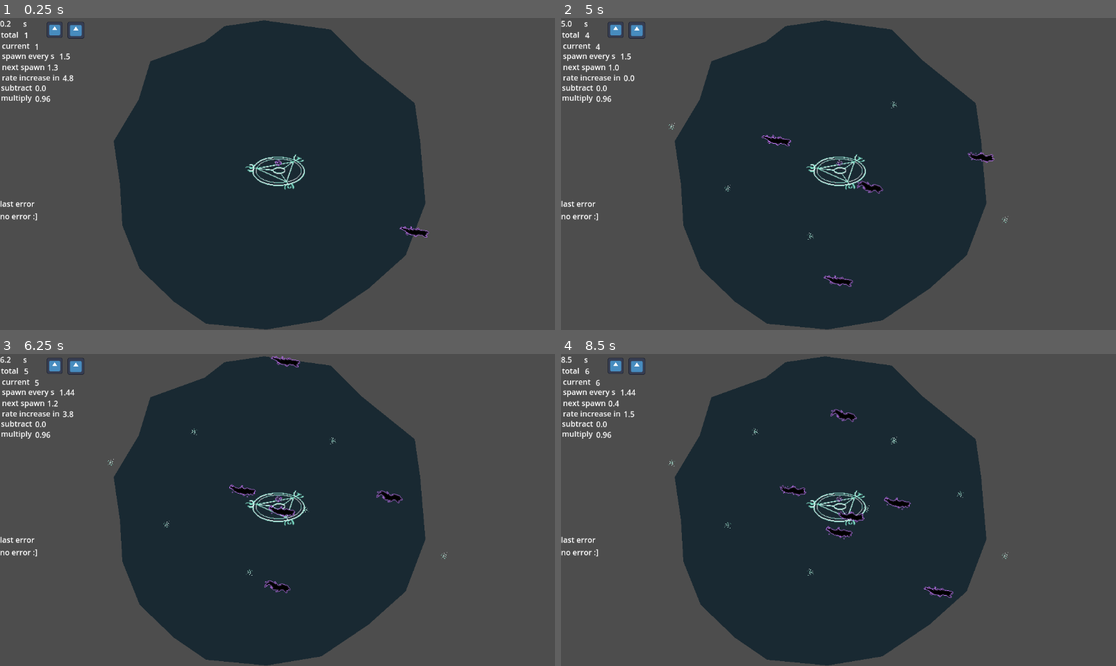
Above: before the commit, frames 1-4 (two rows, left to right).
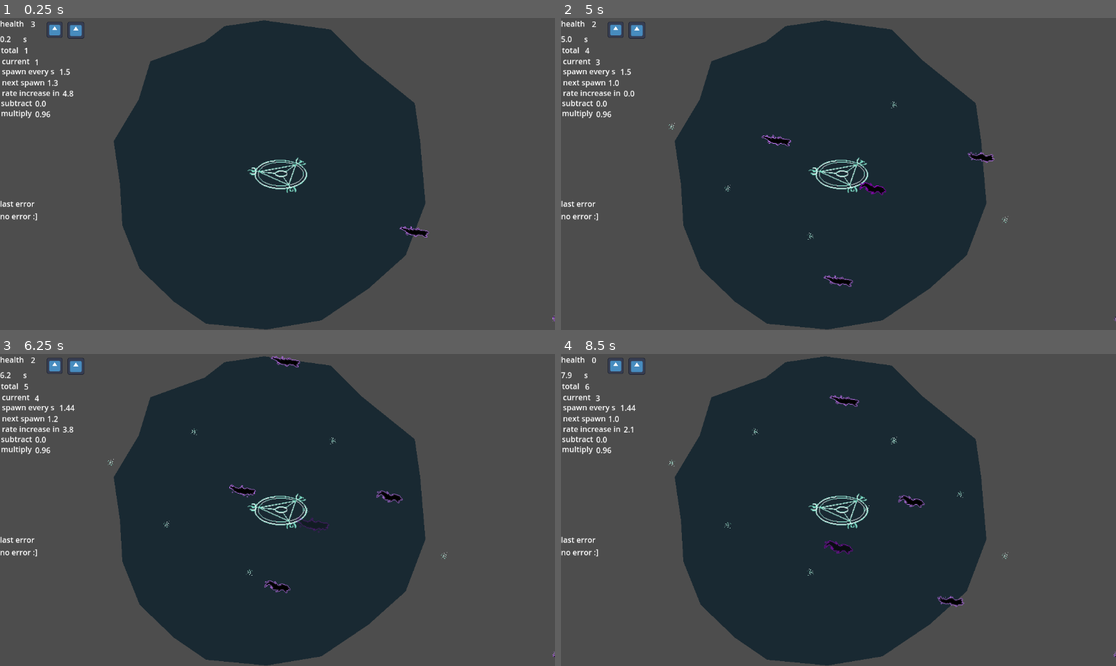
Above: after the commit, the same moments.

Repository: alifeee/loop
Game: Godot game, scene res://scenes/main.tscn
Two runs of this game, one before a commit and one after it. Both use one fixed random seed, a clock stepped at 60 frames per second and the inputs below. The engine's default icon, where the game draws it, is replaced by a stand-in: a white triangle on a blue panel in a dark square.
Inputs (mouse positions are in pixels of both pictures, inside the frame that each line leads up to):
- Up to frame 1 (0.25 s): no input
- Up to frame 2 (5 s): move the mouse to (960, 158) at 0.52 s; press the mouse at (960, 158) at 0.53 s; move the mouse to (727, 189) at 1.27 s; release the mouse at (727, 189) at 1.28 s; click (727, 189) at 1.35 s; move the mouse to (894, 105) at 2.02 s; press the mouse at (894, 105) at 2.03 s; move the mouse to (810, 236) at 2.77 s; release the mouse at (810, 236) at 2.78 s; click (810, 236) at 2.85 s; move the mouse to (1005, 220) at 3.52 s; press the mouse at (1005, 220) at 3.53 s; move the mouse to (672, 127) at 4.27 s; release the mouse at (672, 127) at 4.28 s; click (672, 127) at 4.35 s
- Up to frame 3 (6.25 s): move the mouse to (305, 510) at 5.02 s; press the mouse at (305, 510) at 5.03 s; move the mouse to (194, 432) at 5.77 s; release the mouse at (194, 432) at 5.78 s; click (194, 432) at 5.85 s
- Up to frame 4 (8.5 s): move the mouse to (960, 494) at 6.52 s; press the mouse at (960, 494) at 6.53 s; move the mouse to (727, 525) at 7.27 s; release the mouse at (727, 525) at 7.28 s; click (727, 525) at 7.35 s; move the mouse to (894, 441) at 8.02 s; press the mouse at (894, 441) at 8.03 s

The runs differ from the first frame. In frame 1, 1.9% of the frame differs, in the area x 0-100%, y 0-98%; in frame 2, 2.0%; in frame 3, 1.9%; in frame 4, 2.8%.

Commit message:
add health and kill

Diff:
--- a/scenes/main.tscn
+++ b/scenes/main.tscn
@@ -9,6 +9,7 @@
 [ext_resource type="Texture2D" uid="uid://cleacvb483w7q" path="res://assets/animations/portal/portal_summoning_spirte.png" id="4_o6xl0"]
 [ext_resource type="PackedScene" uid="uid://ck2h376ut281v" path="res://scenes/loop.tscn" id="5_tbgi4"]
 [ext_resource type="Script" uid="uid://b1o1776rup4my" path="res://scripts/userinterface.gd" id="5_tefeu"]
+[ext_resource type="Script" uid="uid://hk7nfw1jlh" path="res://scripts/centre.gd" id="5_ya4ey"]
 [ext_resource type="Script" path="res://scripts/animated_sprite.gd" id="6_85g3d"]
 
 [sub_resource type="AtlasTexture" id="AtlasTexture_tipki"]
@@ -47,6 +48,9 @@
 "speed": 5.0
 }]
 
+[sub_resource type="CircleShape2D" id="CircleShape2D_choun"]
+radius = 64.7
+
 [node name="Node2D2" type="Node2D" node_paths=PackedStringArray("loop1")]
 script = ExtResource("1_jyhfs")
 loop1 = NodePath("Loop1")
@@ -69,10 +73,11 @@
 
 [node name="Globals" parent="." instance=ExtResource("2_tipki")]
 
-[node name="Centre" type="Node2D" parent="."]
+[node name="Centre" type="Area2D" parent="."]
+position = Vector2(576, 324)
+script = ExtResource("5_ya4ey")
 
 [node name="Sprite2D" type="Sprite2D" parent="Centre"]
-position = Vector2(571.5, 317.375)
 scale = Vector2(1.17969, 1.26172)
 texture = ExtResource("2_tbgi4")
 
@@ -84,6 +89,9 @@
 autoplay = "summon_portal"
 script = ExtResource("6_85g3d")
 
+[node name="CollisionShape2D" type="CollisionShape2D" parent="Centre"]
+shape = SubResource("CircleShape2D_choun")
+
 [node name="Spawner" type="Node2D" parent="." node_paths=PackedStringArray("timer", "ratetimer")]
 position = Vector2(576, 324)
 script = ExtResource("1_0wfyh")
@@ -107,114 +115,207 @@
 anchors_preset = 0
 offset_right = 40.0
 offset_bottom = 40.0
+metadata/_edit_use_anchors_ = true
 
 [node name="TimeLabel" type="Label" parent="CanvasLayer/stats"]
+layout_mode = 1
+anchors_preset = -1
+anchor_top = 0.8
+anchor_bottom = 0.8
 offset_right = 40.0
 offset_bottom = 23.0
 text = "12.5"
+metadata/_edit_use_anchors_ = true
 
 [node name="Label" type="Label" parent="CanvasLayer/stats"]
+layout_mode = 1
+anchors_preset = -1
+anchor_top = 0.8
+anchor_bottom = 0.8
 offset_left = 48.0
 offset_right = 88.0
 offset_bottom = 23.0
 text = "s"
+metadata/_edit_use_anchors_ = true
 
 [node name="TotalEnemies" type="Label" parent="CanvasLayer/stats"]
+layout_mode = 1
+anchors_preset = -1
+anchor_top = 0.8
+anchor_bottom = 0.8
 offset_left = 50.0
 offset_top = 24.0
 offset_right = 90.0
 offset_bottom = 47.0
+metadata/_edit_use_anchors_ = true
 
 [node name="Label2" type="Label" parent="CanvasLayer/stats"]
+layout_mode = 1
+anchors_preset = -1
+anchor_top = 0.8
+anchor_bottom = 0.8
 offset_left = 2.0
 offset_top = 23.0
 offset_right = 42.0
 offset_bottom = 46.0
 text = "total"
+metadata/_edit_use_anchors_ = true
 
 [node name="CurrentEnemies" type="Label" parent="CanvasLayer/stats"]
+layout_mode = 1
+anchors_preset = -1
+anchor_top = 0.8
+anchor_bottom = 0.8
 offset_left = 72.0
 offset_top = 48.0
 offset_right = 112.0
 offset_bottom = 71.0
+metadata/_edit_use_anchors_ = true
 
 [node name="Label3" type="Label" parent="CanvasLayer/stats"]
+layout_mode = 1
+anchors_preset = -1
+anchor_top = 0.8
+anchor_bottom = 0.8
 offset_left = 4.0
 offset_top = 46.0
 offset_right = 62.0
 offset_bottom = 69.0
 text = "current"
+metadata/_edit_use_anchors_ = true
 
 [node name="CurrentRate" type="Label" parent="CanvasLayer/stats"]
+layout_mode = 1
+anchors_preset = -1
+anchor_top = 0.8
+anchor_bottom = 0.8
 offset_left = 123.0
 offset_top = 68.0
 offset_right = 163.0
 offset_bottom = 91.0
+metadata/_edit_use_anchors_ = true
 
 [node name="Label4" type="Label" parent="CanvasLayer/stats"]
+layout_mode = 1
+anchors_preset = -1
+anchor_top = 0.8
+anchor_bottom = 0.8
 offset_left = 4.0
 offset_top = 67.0
 offset_right = 113.0
 offset_bottom = 90.0
 text = "spawn every s"
+metadata/_edit_use_anchors_ = true
 
 [node name="NextSpawnLabel" type="Label" parent="CanvasLayer/stats"]
+layout_mode = 1
+anchors_preset = -1
+anchor_top = 0.8
+anchor_bottom = 0.8
 offset_left = 4.0
 offset_top = 90.0
 offset_right = 113.0
 offset_bottom = 113.0
 text = "next spawn"
+metadata/_edit_use_anchors_ = true
 
 [node name="NextSpawn" type="Label" parent="CanvasLayer/stats"]
+layout_mode = 1
+anchors_preset = -1
+anchor_top = 0.8
+anchor_bottom = 0.8
 offset_left = 98.0
 offset_top = 91.0
 offset_right = 138.0
 offset_bottom = 114.0
+metadata/_edit_use_anchors_ = true
 
 [node name="RateIncrease" type="Label" parent="CanvasLayer/stats"]
+layout_mode = 1
+anchors_preset = -1
+anchor_top = 0.8
+anchor_bottom = 0.8
 offset_left = 130.0
 offset_top = 113.0
 offset_right = 170.0
 offset_bottom = 136.0
+metadata/_edit_use_anchors_ = true
 
 [node name="Label5" type="Label" parent="CanvasLayer/stats"]
+layout_mode = 1
+anchors_preset = -1
+anchor_top = 0.8
+anchor_bottom = 0.8
 offset_left = 4.0
 offset_top = 112.0
 offset_right = 124.0
 offset_bottom = 135.0
 text = "rate increase in"
+metadata/_edit_use_anchors_ = true
 
 [node name="RateSubtractLabel" type="Label" parent="CanvasLayer/stats"]
+layout_mode = 1
+anchors_preset = -1
+anchor_top = 0.8
+anchor_bottom = 0.8
 offset_left = 2.0
 offset_top = 133.0
 offset_right = 122.0
 offset_bottom = 156.0
 text = "subtract"
+metadata/_edit_use_anchors_ = true
 
 [node name="RateSubtract" type="Label" parent="CanvasLayer/stats"]
+layout_mode = 1
+anchors_preset = -1
+anchor_top = 0.8
+anchor_bottom = 0.8
 offset_left = 73.0
 offset_top = 134.0
 offset_right = 113.0
 offset_bottom = 157.0
+metadata/_edit_use_anchors_ = true
 
 [node name="RateMult" type="Label" parent="CanvasLayer/stats"]
+layout_mode = 1
+anchors_preset = -1
+anchor_top = 0.8
+anchor_bottom = 0.8
 offset_left = 73.0
 offset_top = 156.0
 offset_right = 113.0
 offset_bottom = 179.0
+metadata/_edit_use_anchors_ = true
 
 [node name="RateMultLabel" type="Label" parent="CanvasLayer/stats"]
+layout_mode = 1
+anchors_preset = -1
+anchor_top = 0.8
+anchor_bottom = 0.8
 offset_left = 2.0
 offset_top = 154.0
 offset_right = 122.0
 offset_bottom = 177.0
 text = "multiply"
+metadata/_edit_use_anchors_ = true
+
+[node name="HealthLabel" type="Label" parent="CanvasLayer/stats"]
+offset_right = 40.0
+offset_bottom = 23.0
+text = "health"
+
+[node name="Health" type="Label" parent="CanvasLayer/stats"]
+offset_left = 64.0
+offset_top = 1.0
+offset_right = 104.0
+offset_bottom = 24.0
 
 [node name="errors" type="Control" parent="CanvasLayer"]
 layout_mode = 3
 anchors_preset = 0
 offset_right = 40.0
 offset_bottom = 40.0
+metadata/_edit_use_anchors_ = true
 
 [node name="ErrorLabel" type="Label" parent="CanvasLayer/errors"]
 layout_mode = 0
@@ -232,4 +333,6 @@
 autowrap_mode = 1
 
 [connection signal="error" from="." to="CanvasLayer" method="display_error"]
+[connection signal="area_entered" from="Centre" to="Centre" method="_on_area_entered"]
+[connection signal="body_entered" from="Centre" to="Centre" method="_on_body_entered"]
 [connection signal="timeout" from="Spawner/SpawnTimer" to="Spawner" method="_on_timer_timeout"]
--- /dev/null
+++ b/scripts/centre.gd
@@ -0,0 +1,6 @@
+extends Area2D
+
+
+func _on_body_entered(body: Node2D) -> void:
+	if body is Demon:
+		body.reach_middle()
--- a/scripts/demon.gd
+++ b/scripts/demon.gd
@@ -55,3 +55,18 @@
 	var dietween = get_tree().create_tween()
 	dietween.tween_property(self, "modulate:a", 0, 2)
 	dietween.tween_callback(func(): self.queue_free())
+
+func reach_middle() -> void:
+	# stop
+	self.walk_speed = 0
+	self.collision_layer = 2
+	# grow
+	var growtween = get_tree().create_tween()
+	growtween.tween_property(self, "scale", Vector2(1.5,1.5), 3)
+	growtween.parallel().tween_property(
+		self, "modulate:a", 0, 3
+	).set_trans(Tween.TRANS_SINE).set_ease(Tween.EASE_IN)
+	# subtract health
+	Globals.hit_player(1)
+	# die
+	die()
--- a/scripts/globals.gd
+++ b/scripts/globals.gd
@@ -12,8 +12,10 @@
 # signals
 signal pause_game
 signal resume_game
+signal player_hit
 
 # global variables
+@export var player_health: int = 3
 var total_demons = 0
 var demons: Array[Demon] = []
 
@@ -26,3 +28,9 @@
 	gamestate = GAMESTATES.PLAYING
 	resume_game.emit()
 	print("resuming game")
+
+func hit_player(damage: int):
+	player_health -= 1
+	if player_health <= 0:
+		pause()
+	player_hit.emit()
--- a/scripts/player.gd
+++ b/scripts/player.gd
@@ -1,4 +1,6 @@
 extends Node2D
+
+# player !
 
 var rng = RandomNumberGenerator.new()
 
--- a/scripts/userinterface.gd
+++ b/scripts/userinterface.gd
@@ -7,6 +7,9 @@
 	#start_time = Time.get_unix_time_from_system()
 
 func _process(delta: float) -> void:
+	# health
+	$stats/Health.text = str(Globals.player_health)
+
 	# time
 	if Globals.gamestate == Globals.GAMESTATES.PLAYING:
 		time_elapsed += delta
Not shown: 1 places in scenes/main.tscn that only renumber resources
Not shown, added: scripts/centre.gd.uid
